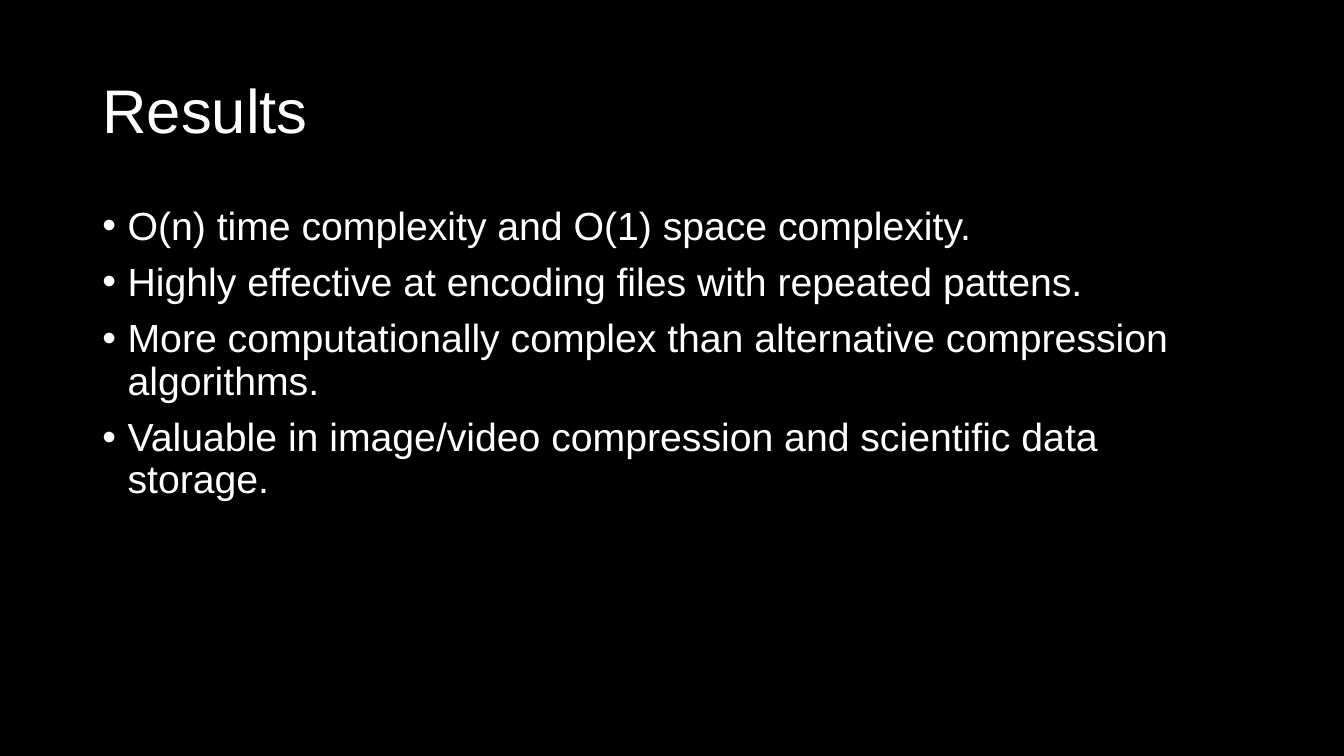
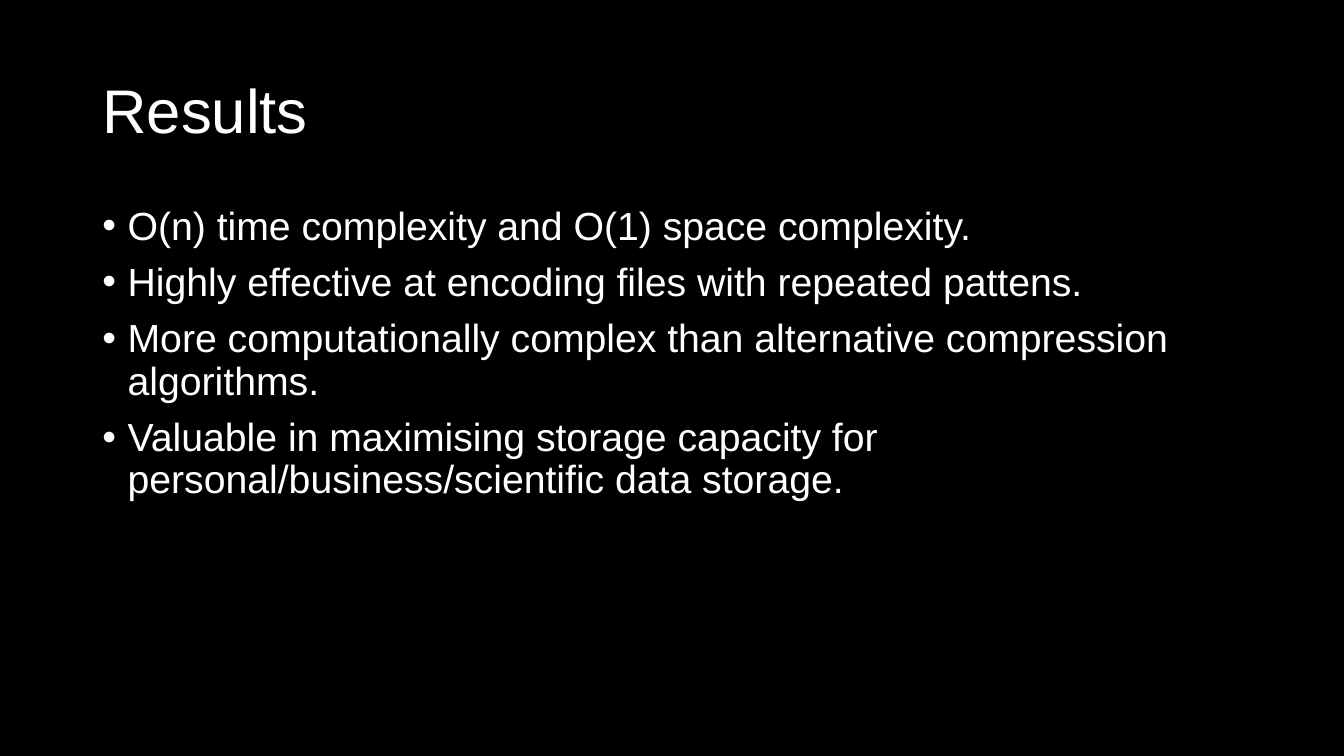
Before and after one commit to Tom-Croft/ECM3428, a slide deck: slide 12 of project_presentation.pptx. Drawn at 1344x756 pixels with LibreOffice and Linux fonts; fonts in the diff are those of the drawing. Boxes give left, top, right and bottom in pixels: in the first picture for what was removed or moved away, otherwise in the second. Text is boxed around its words. In the diff, an @@ line names an element or a change of style, - is before the commit and + after.

```diff
--- a/project_presentation.pptx
+++ b/project_presentation.pptx
@@ text at (x1=128, y1=422, x2=878, y2=501): text changed @@
-• Valuable in image/video compression and scientific data storage.
+• Valuable in maximising storage capacity for personal/business/scientific data storage.
```
Also in this commit, not shown: 6 other slides changed.
